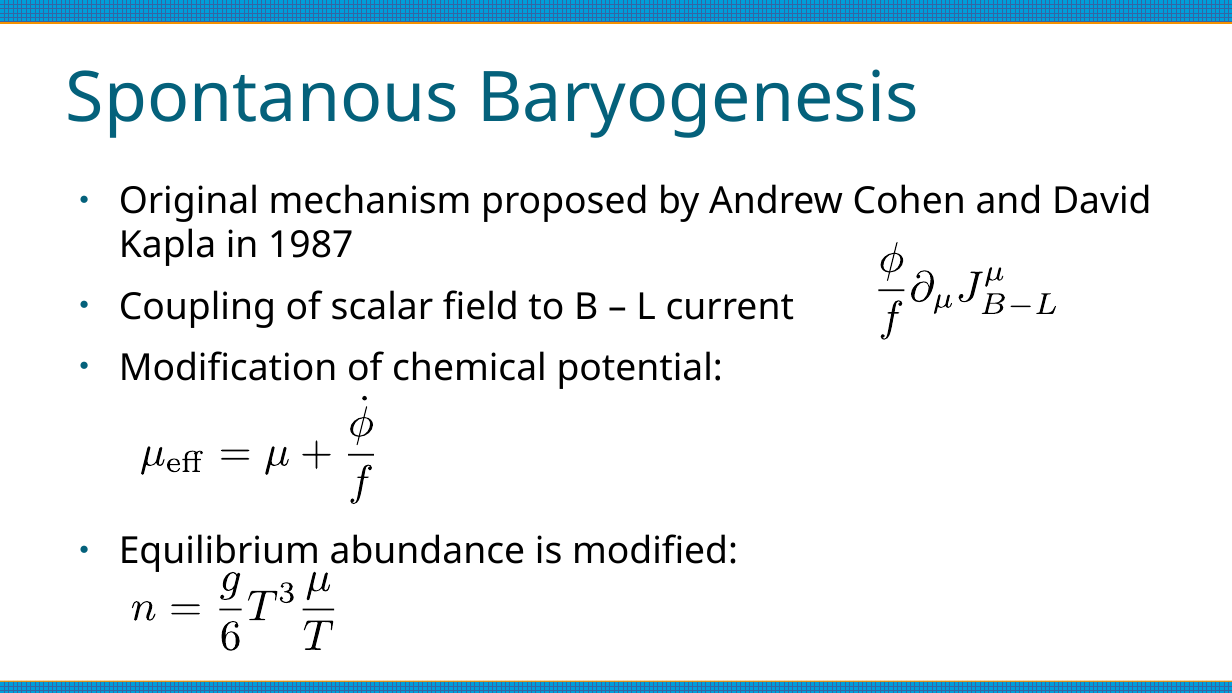
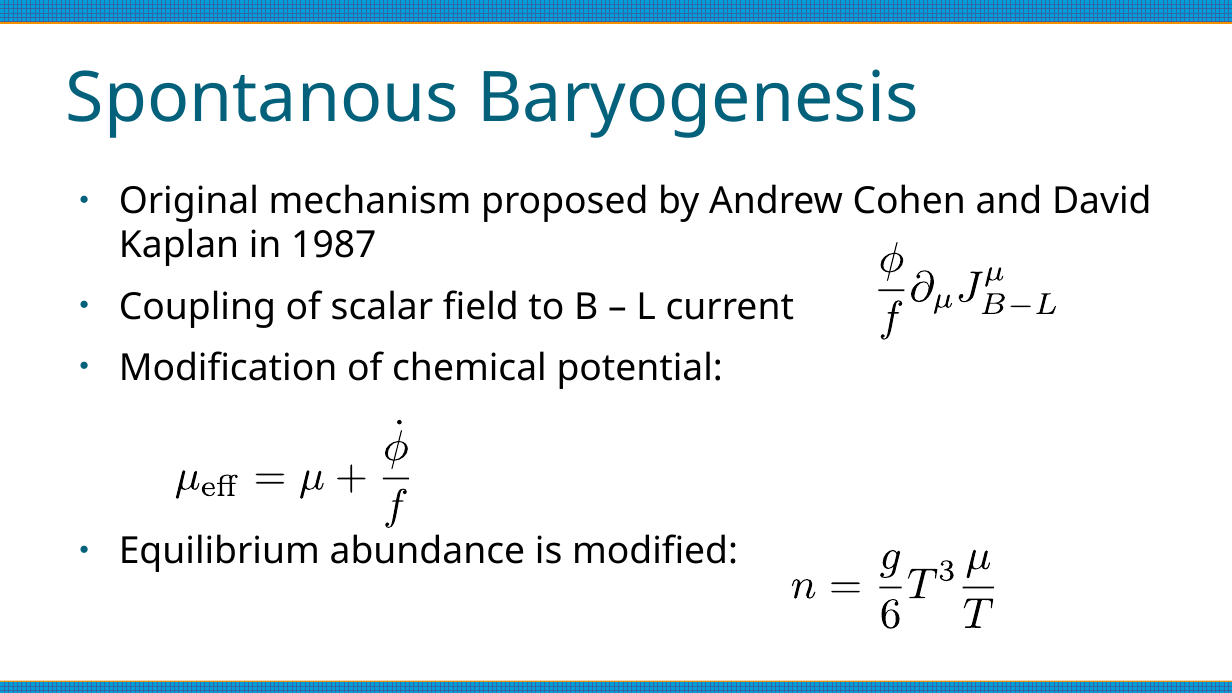
Before and after one commit to anna-jana/masters-project, a slide deck: slide 4 of reports/thesis-talk/presentation.odp. Drawn at 1232x693 pixels with LibreOffice and Linux fonts; fonts in the diff are those of the drawing. Boxes give left, top, right and bottom in pixels: in the first picture for what was removed or moved away, otherwise in the second. Text is boxed around its words. In the diff, an @@ line names an element or a change of style, - is before the commit and + after.

```diff
--- a/reports/thesis-talk/presentation.odp
+++ b/reports/thesis-talk/presentation.odp
@@ text at [119,184,1152,266]: text changed @@
-● Original mechanism proposed by Andrew Cohen and David Kapla in 1987
+● Original mechanism proposed by Andrew Cohen and David Kaplan in 1987
@@ 11 freeform shapes: place and size @@
-11 freeform shapes at [141,396,373,504]
+11 freeform shapes at [176,420,409,528]
@@ 8 freeform shapes: place and size @@
-8 freeform shapes at [132,572,334,650]
+8 freeform shapes at [793,550,994,628]
@@ 3 freeform shapes: place and size @@
-3 freeform shapes at [133,575,332,652]
+3 freeform shapes at [794,552,993,629]
```
Also in this commit, not shown: 14 other slides changed, 2 slides added, 1 slide removed, 7 other files.
